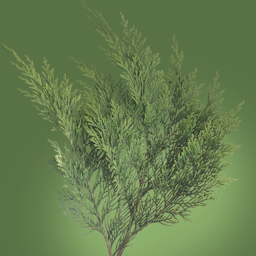
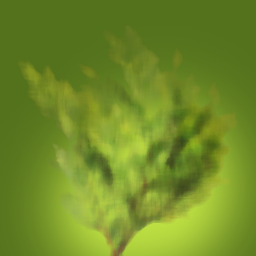
Before/after of a (256, 256) layered artwork. What changed in the layer stack:
renamed "Layer 1" to "Layer 3", painted on it over [0, 0, 245, 256]
